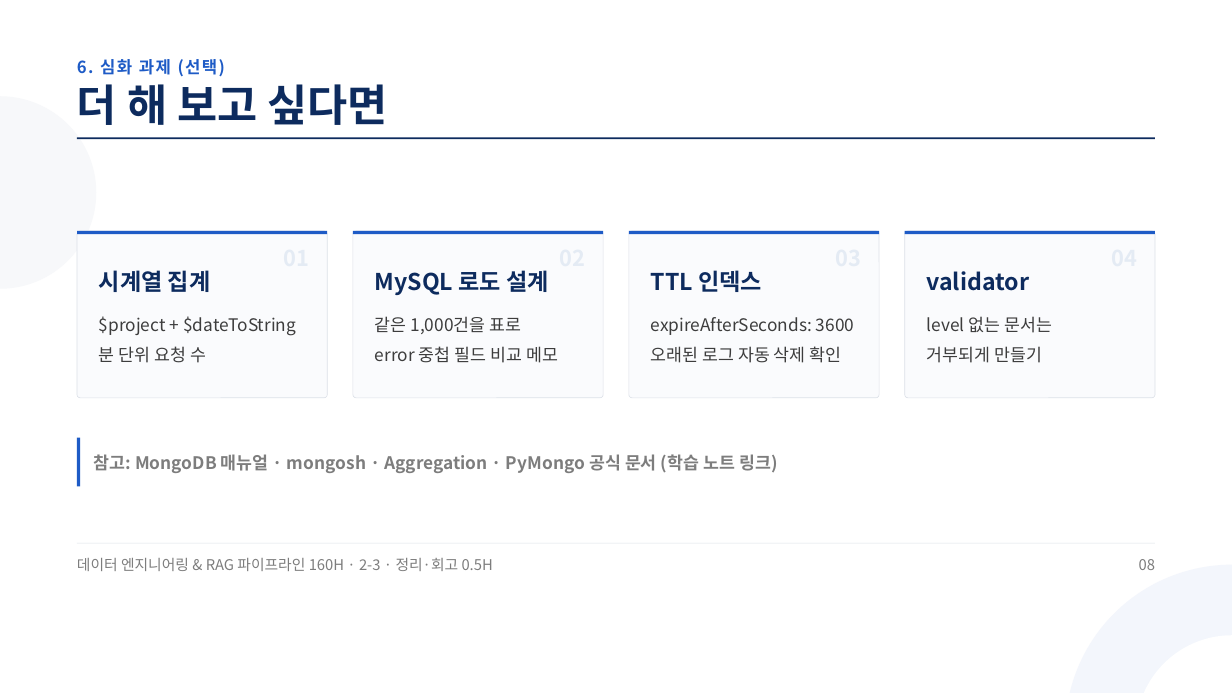
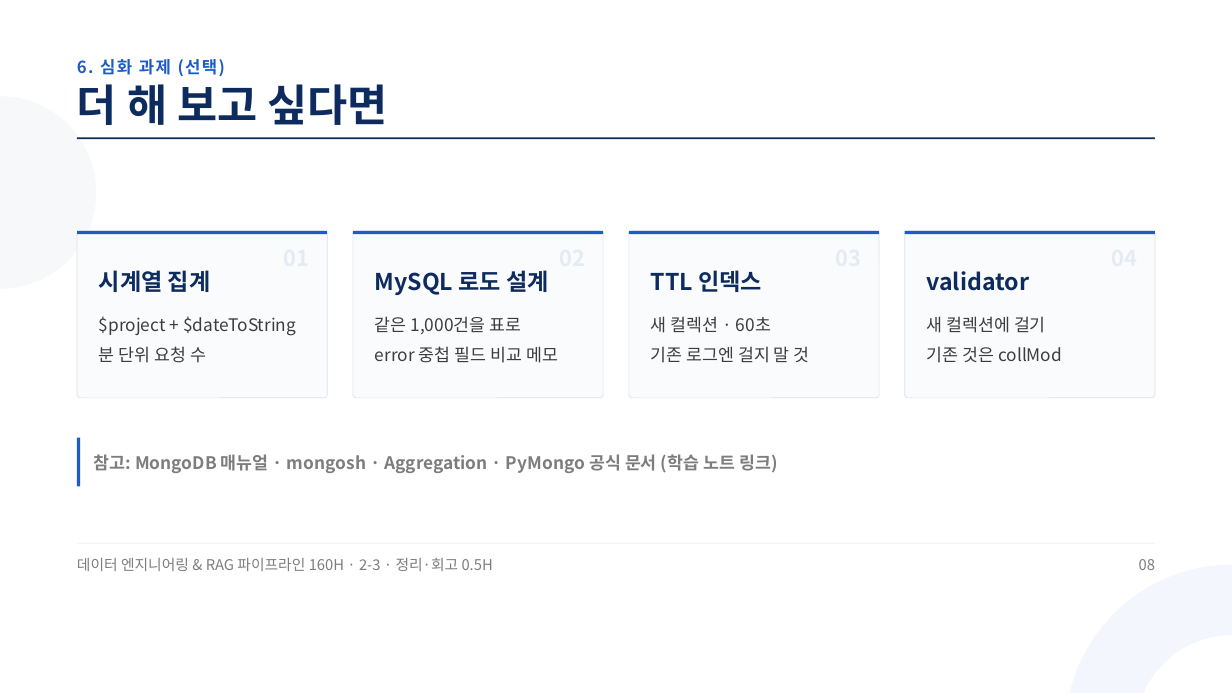
Before and after one commit to aebonlee/materials, a slide deck: slide 8 of data-eng/decks/w2d3s4.pptx. Drawn at 1232x693 pixels with LibreOffice and Linux fonts; fonts in the diff are those of the drawing. Boxes give left, top, right and bottom in pixels: in the first picture for what was removed or moved away, otherwise in the second. Text is boxed around its words. In the diff, an @@ line names an element or a change of style, - is before the commit and + after.

```diff
--- a/data-eng/decks/w2d3s4.pptx
+++ b/data-eng/decks/w2d3s4.pptx
@@ text at [651, 316, 810, 363]: text changed @@
-expireAfterSeconds: 3600
-오래된 로그 자동 삭제 확인
+새 컬렉션 · 60초
+기존 로그엔 걸지 말 것
@@ text at [927, 316, 1062, 363]: text changed @@
-level 없는 문서는
-거부되게 만들기
+새 컬렉션에 걸기
+기존 것은 collMod
```
Also in this commit, not shown: 1 other slide changed, 9 other files.
